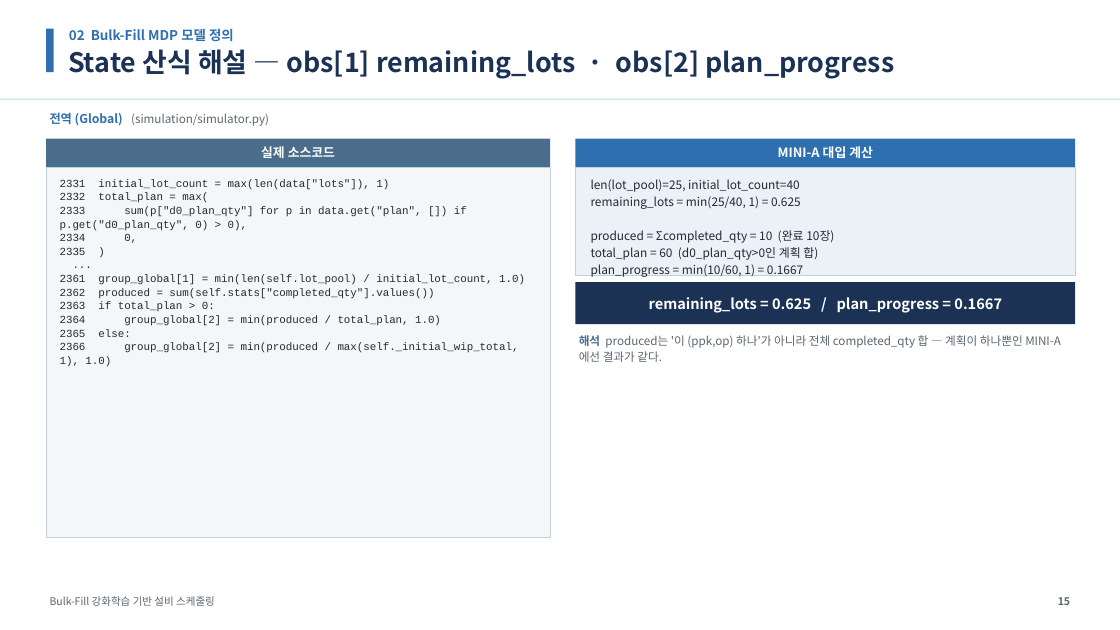
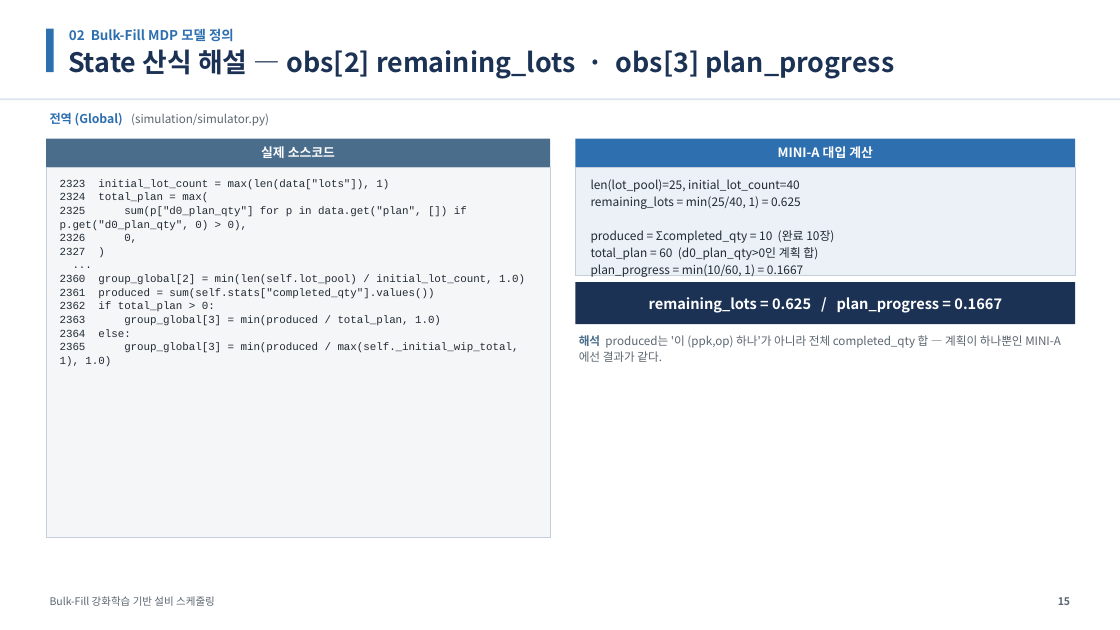
Before and after one commit to relighting123/pjt_scheduling, a slide deck: slide 15 of docs/BulkFill_스케줄링_발표자료.pptx. Drawn at 1120x630 pixels with LibreOffice and Linux fonts; fonts in the diff are those of the drawing. Boxes give left, top, right and bottom in pixels: in the first picture for what was removed or moved away, otherwise in the second. Text is boxed around its words. In the diff, an @@ line names an element or a change of style, - is before the commit and + after.

```diff
--- a/docs/BulkFill_스케줄링_발표자료.pptx
+++ b/docs/BulkFill_스케줄링_발표자료.pptx
@@ text at box(68, 49, 894, 79): text changed @@
-State 산식 해설 — obs[1] remaining_lots · obs[2] plan_progress
+State 산식 해설 — obs[2] remaining_lots · obs[3] plan_progress
@@ text at box(60, 179, 467, 255): text changed @@
-2331 initial_lot_count = max(len(data["lots"]), 1)
-2332 total_plan = max(
-2333 sum(p["d0_plan_qty"] for p in data.get("plan", []) if p.get("d0_plan_qty", 0) > 0),
-2334 0,
-2335 )
+2323 initial_lot_count = max(len(data["lots"]), 1)
+2324 total_plan = max(
+2325 sum(p["d0_plan_qty"] for p in data.get("plan", []) if p.get("d0_plan_qty", 0) > 0),
+2326 0,
+2327 )
@@ text at box(60, 275, 525, 367): text changed @@
-2361 group_global[1] = min(len(self.lot_pool) / initial_lot_count, 1.0)
-2362 produced = sum(self.stats["completed_qty"].values())
-2363 if total_plan > 0:
-2364 group_global[2] = min(produced / total_plan, 1.0)
-2365 else:
-2366 group_global[2] = min(produced / max(self._initial_wip_total, 1), 1.0)
+2360 group_global[2] = min(len(self.lot_pool) / initial_lot_count, 1.0)
+2361 produced = sum(self.stats["completed_qty"].values())
+2362 if total_plan > 0:
+2363 group_global[3] = min(produced / total_plan, 1.0)
+2364 else:
+2365 group_global[3] = min(produced / max(self._initial_wip_total, 1), 1.0)
```
Also in this commit, not shown: 42 other slides changed, 1 slide added, 4 other files.
